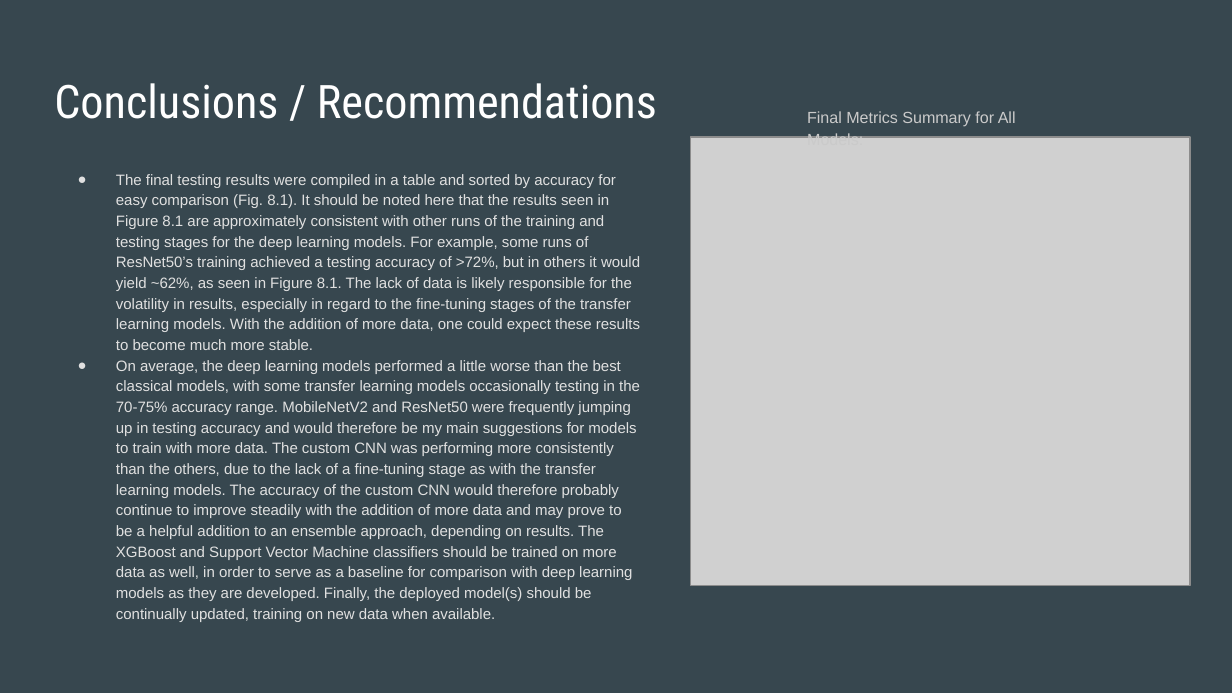
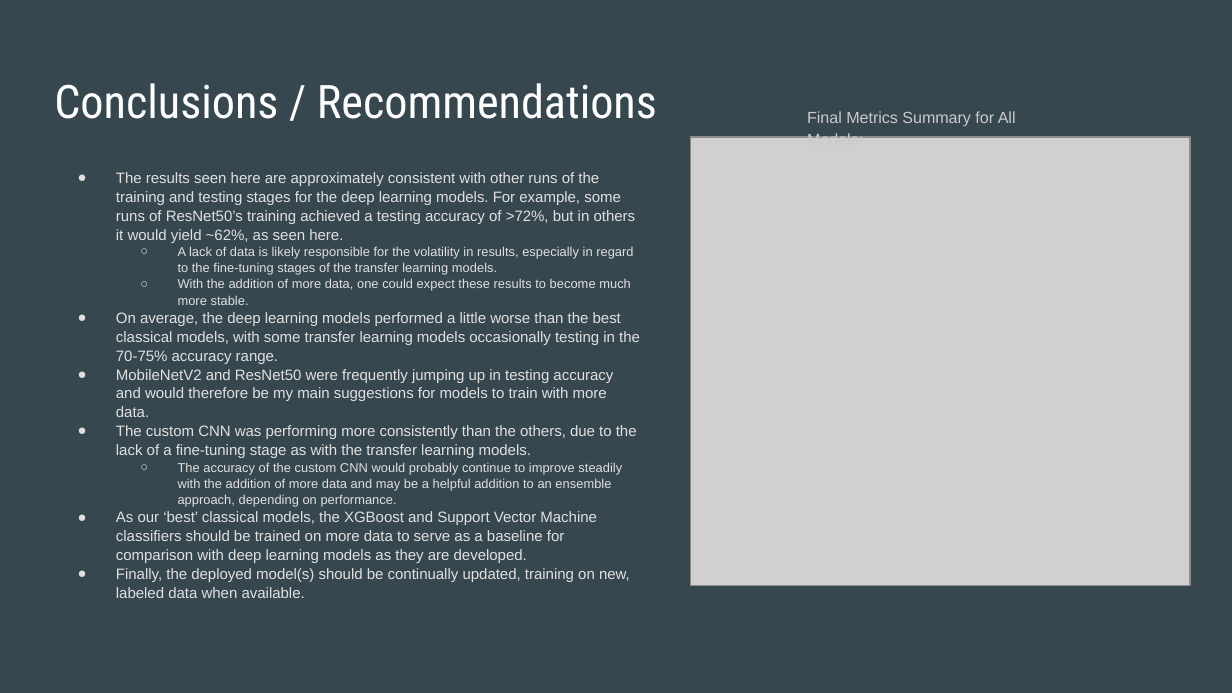
Before and after one commit to kstoudt/Springboard, a slide deck: slide 18 of Final_Capstone/Capstone_3_Slide_Deck.pptx. Drawn at 1232x693 pixels with LibreOffice and Linux fonts; fonts in the diff are those of the drawing; grey boxes stand for pictures. Boxes give left, top, right and bottom in pixels: in the first picture for what was removed or moved away, otherwise in the second. Text is boxed around its words. In the diff, an @@ line names an element or a change of style, - is before the commit and + after.

```diff
--- a/Final_Capstone/Capstone_3_Slide_Deck.pptx
+++ b/Final_Capstone/Capstone_3_Slide_Deck.pptx
@@ text at box(116, 172, 640, 598): text changed @@
-● The final testing results were compiled in a table and sorted by accuracy for easy comparison (Fig. 8.1). It should be noted here that the results seen in Figure 8.1 are approximately consistent with other runs of the training and testing stages for the deep learning models. For example, some runs of ResNet50’s training achieved a testing accuracy of >72%, but in others it would yield ~62%, as seen in Figure 8.1. The lack of data is likely responsible for the volatility in results, especially in regard to the fine-tuning stages of the transfer learning models. With the addition of more data, one could expect these results to become much more stable.
-● On average, the deep learning models performed a little worse than the best classical models, with some transfer learning models occasionally testing in the 70-75% accuracy range. MobileNetV2 and ResNet50 were frequently jumping up in testing accuracy and would therefore be my main suggestions for models to train with more data. The custom CNN was performing more consistently than the others, due to the lack of a fine-tuning stage as with the transfer learning models. The accuracy of the custom CNN would therefore probably continue to improve steadily with the addition of more data and may prove to be a helpful addition to an ensemble approach, depending on results. The XGBoost and Support Vector Machine classifiers should be trained on more data as well, in order to serve as a baseline for comparison with deep learning models as they are developed. Finally, the deployed model(s) should be continually updated, training on new data when available.
+● The results seen here are approximately consistent with other runs of the training and testing stages for the deep learning models. For example, some runs of ResNet50’s training achieved a testing accuracy of >72%, but in others it would yield ~62%, as seen here.
+  ○ A lack of data is likely responsible for the volatility in results, especially in regard to the fine-tuning stages of the transfer learning models.
+  ○ With the addition of more data, one could expect these results to become much more stable.
+● On average, the deep learning models performed a little worse than the best classical models, with some transfer learning models occasionally testing in the 70-75% accuracy range.
+● MobileNetV2 and ResNet50 were frequently jumping up in testing accuracy and would therefore be my main suggestions for models to train with more data.
+● The custom CNN was performing more consistently than the others, due to the lack of a fine-tuning stage as with the transfer learning models.
+  ○ The accuracy of the custom CNN would probably continue to improve steadily with the addition of more data and may be a helpful addition to an ensemble approach, depending on performance.
+● As our ‘best’ classical models, the XGBoost and Support Vector Machine classifiers should be trained on more data to serve as a baseline for comparison with deep learning models as they are developed.
+● Finally, the deployed model(s) should be continually updated, training on new, labeled data when available.
```
Also in this commit, not shown: 1 other slide changed.
